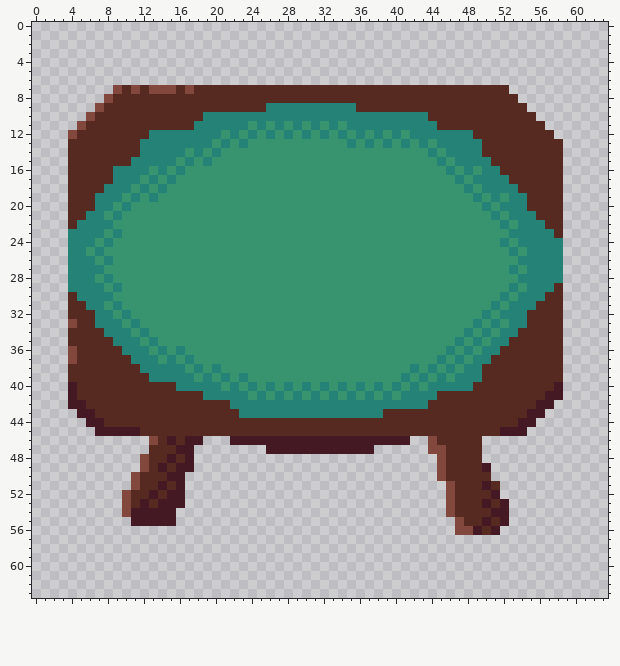
A pixel-art sprite gets an edit: Assets/Scenes/Main Folder/Art and Renders/table.png. The picture above was drawn from the file before the commit.
The file is 64x64 pixels.
New version:
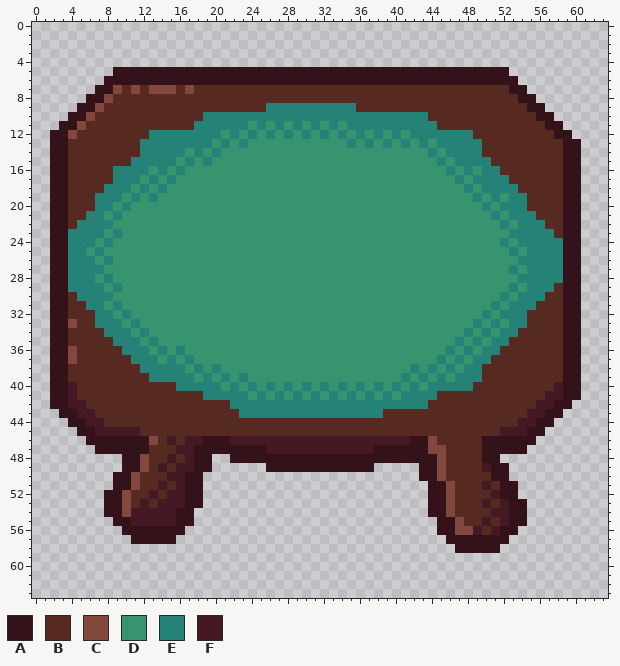
Palette (. is transparent): A #34121a  B #562921  C #82483e  D #37946e  E #248276  F #451924
Difference:
Changed rows in their new state; - is an unchanged pixel.
first column x 2:
 5 -------AAAAAAAAAAAAAAAAAAAAAAAAAAAAAAAAAAAAAAAAAAAA--------
 6 ------AAAAAAAAAAAAAAAAAAAAAAAAAAAAAAAAAAAAAAAAAAAAAA-------
 7 -----AA--------------------------------------------AA------
 8 ----AA----------------------------------------------AA-----
 9 ---AA------------------------------------------------AA----
10 --AA--------------------------------------------------AA---
11 -AA----------------------------------------------------AA--
12 AA------------------------------------------------------AA-
13 AA-------------------------------------------------------AA
14 AA-------------------------------------------------------AA
15 AA-------------------------------------------------------AA
16 AA-------------------------------------------------------AA
17 AA-------------------------------------------------------AA
18 AA-------------------------------------------------------AA
19 AA-------------------------------------------------------AA
20 AA-------------------------------------------------------AA
21 AA-------------------------------------------------------AA
22 AA-------------------------------------------------------AA
23 AA-------------------------------------------------------AA
24 AA-------------------------------------------------------AA
25 AA-------------------------------------------------------AA
26 AA-------------------------------------------------------AA
27 AA-------------------------------------------------------AA
28 AA-------------------------------------------------------AA
29 AA-------------------------------------------------------AA
30 AA-------------------------------------------------------AA
31 AA-------------------------------------------------------AA
32 AA-------------------------------------------------------AA
33 AA-------------------------------------------------------AA
34 AA-------------------------------------------------------AA
35 AA-------------------------------------------------------AA
36 AA-------------------------------------------------------AA
37 AA-------------------------------------------------------AA
38 AA-------------------------------------------------------AA
39 AA-------------------------------------------------------AA
40 AA-------------------------------------------------------AA
41 AA-------------------------------------------------------AA
42 AA------------------------------------------------------AA-
43 -AA----------------------------------------------------AA--
44 --AA--------------------------------------------------AA---
45 ---AA------------------------------------------------AA----
46 ----AAAAAAA------AAA--------------------AA------AAAAAA-----
47 -----AAAAAA-----AAAAAAAA------------AAAAAA------AAAAA------
48 --------AA------AA--AAAAAAAAAAAAAAAAAAAAAAA-----AA---------
49 --------AA------AA------AAAAAAAAAAAA-----AA------AA--------
50 -------AA------AA------------------------AA------AA--------
51 -------AA------AA-------------------------AA------AA-------
52 ------AA-------AA-------------------------AA------AA-------
53 ------AA-------AA-------------------------AA-------AA------
54 ------AA------AA--------------------------AA-------AA------
55 -------AA-----AA---------------------------AA------AA------
56 --------AAAAAAA----------------------------AA-----AA-------
57 ---------AAAAA------------------------------AAAAAAA--------
58 ---------------------------------------------AAAAA---------
